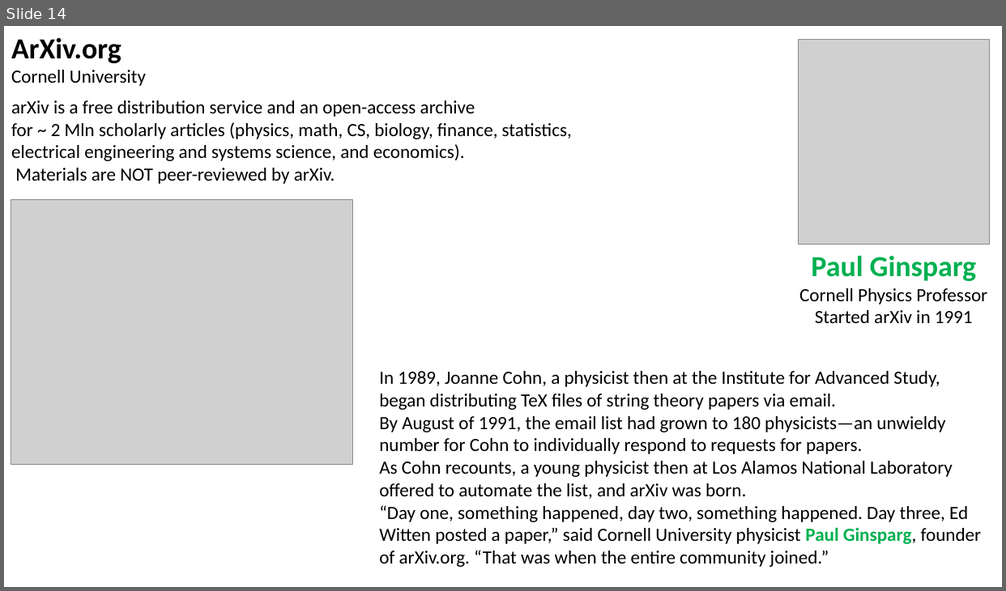
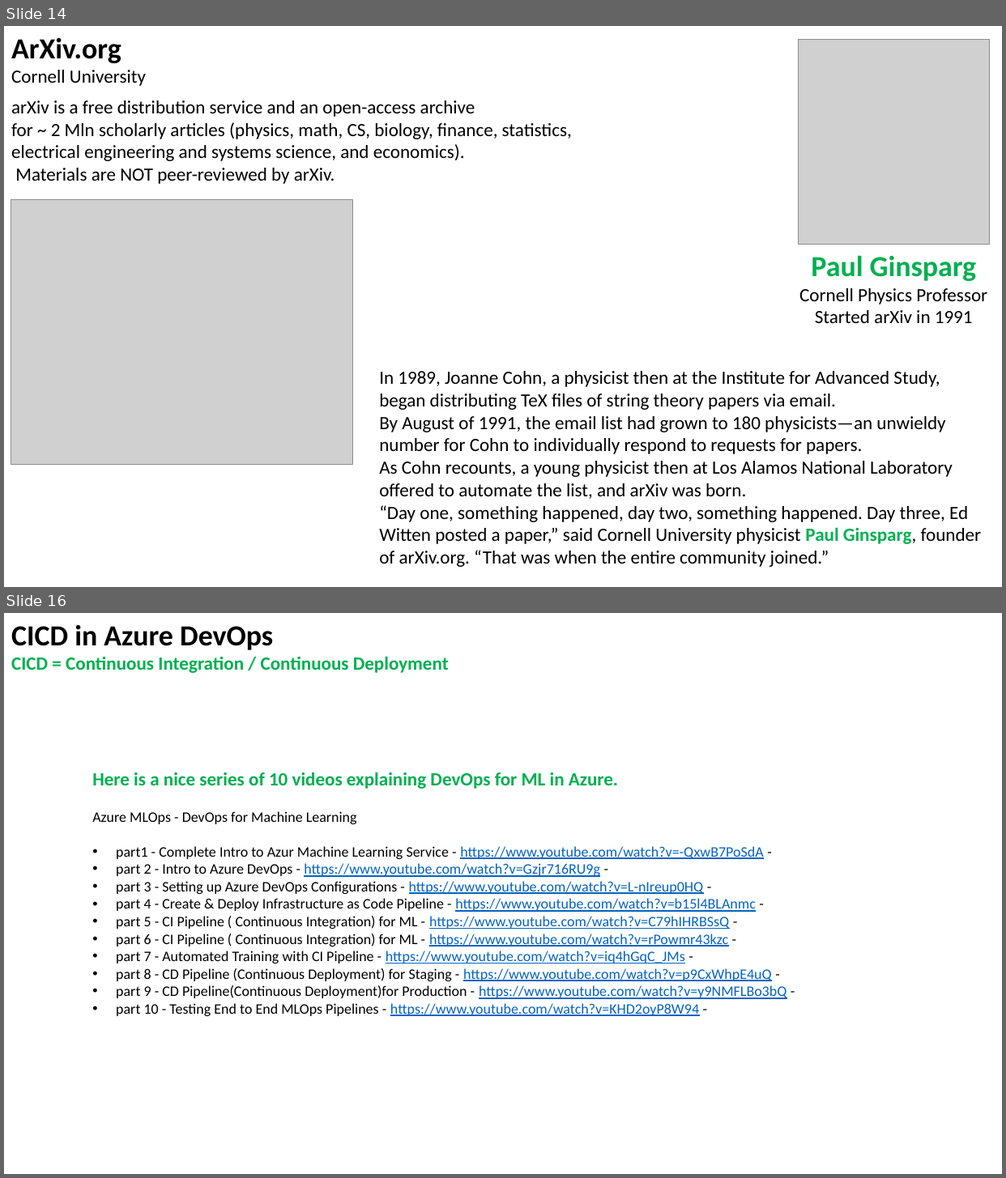
Before and after one commit to lselector/data_architect, a slide deck: DA_13_miscellaneous.pptx. Shown one above the other, each under a label of ours: slide 14 before the commit, slides 14 and 16 after it; the slides between them are not shown. The pictures are 1006x591 and 1006x1178 pixels, drawn with LibreOffice and Linux fonts; fonts in the diff are those of the drawing; grey boxes stand for pictures. Boxes give left, top, right and bottom in pixels: in the first picture for what was removed or moved away, otherwise in the second. Text is boxed around its words. In the diff, an @@ line names an element or a change of style, - is before the commit and + after.

```diff
--- a/DA_13_miscellaneous.pptx
+++ b/DA_13_miscellaneous.pptx
@@ slide 16 added at [4, 613, 1002, 1174], background #FFFFFF @@
@@ text added at [11, 624, 449, 673], 18 pt, text #00B050, bold @@
+CICD in Azure DevOps
+CICD = Continuous Integration / Continuous Deployment
@@ text added at [92, 772, 786, 1016], 14 pt, text #000000 @@
+Here is a nice series of 10 videos explaining DevOps for ML in Azure.
+Azure MLOps - DevOps for Machine Learning
+• part1 - Complete Intro to Azur Machine Learning Service - https://www.youtube.com/watch?v=-QxwB7PoSdA -
+• part 2 - Intro to Azure DevOps - https://www.youtube.com/watch?v=Gzjr716RU9g -
+• part 3 - Setting up Azure DevOps Configurations - https://www.youtube.com/watch?v=L-nIreup0HQ -
+• part 4 - Create & Deploy Infrastructure as Code Pipeline - https://www.youtube.com/watch?v=b15l4BLAnmc -
+• part 5 - CI Pipeline ( Continuous Integration) for ML - https://www.youtube.com/watch?v=C79hIHRBSsQ -
+• part 6 - CI Pipeline ( Continuous Integration) for ML - https://www.youtube.com/watch?v=rPowmr43kzc -
+• part 7 - Automated Training with CI Pipeline - https://www.youtube.com/watch?v=iq4hGqC_JMs -
+• part 8 - CD Pipeline (Continuous Deployment) for Staging - https://www.youtube.com/watch?v=p9CxWhpE4uQ -
+• part 9 - CD Pipeline(Continuous Deployment)for Production - https://www.youtube.com/watch?v=y9NMFLBo3bQ -
+• part 10 - Testing End to End MLOps Pipelines - https://www.youtube.com/watch?v=KHD2oyP8W94 -
```
Also in this commit, not shown: 1 other slide added.
